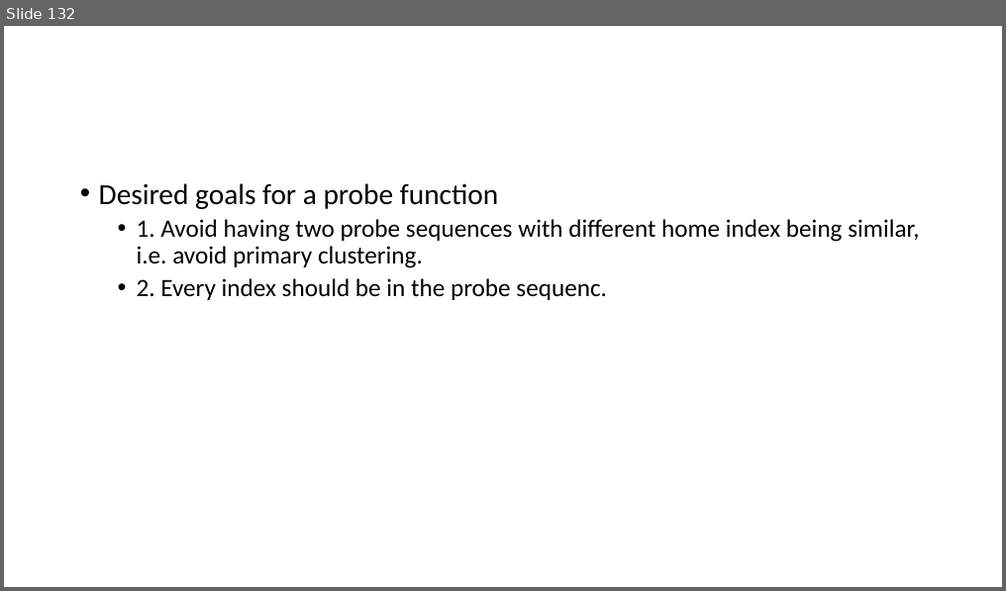
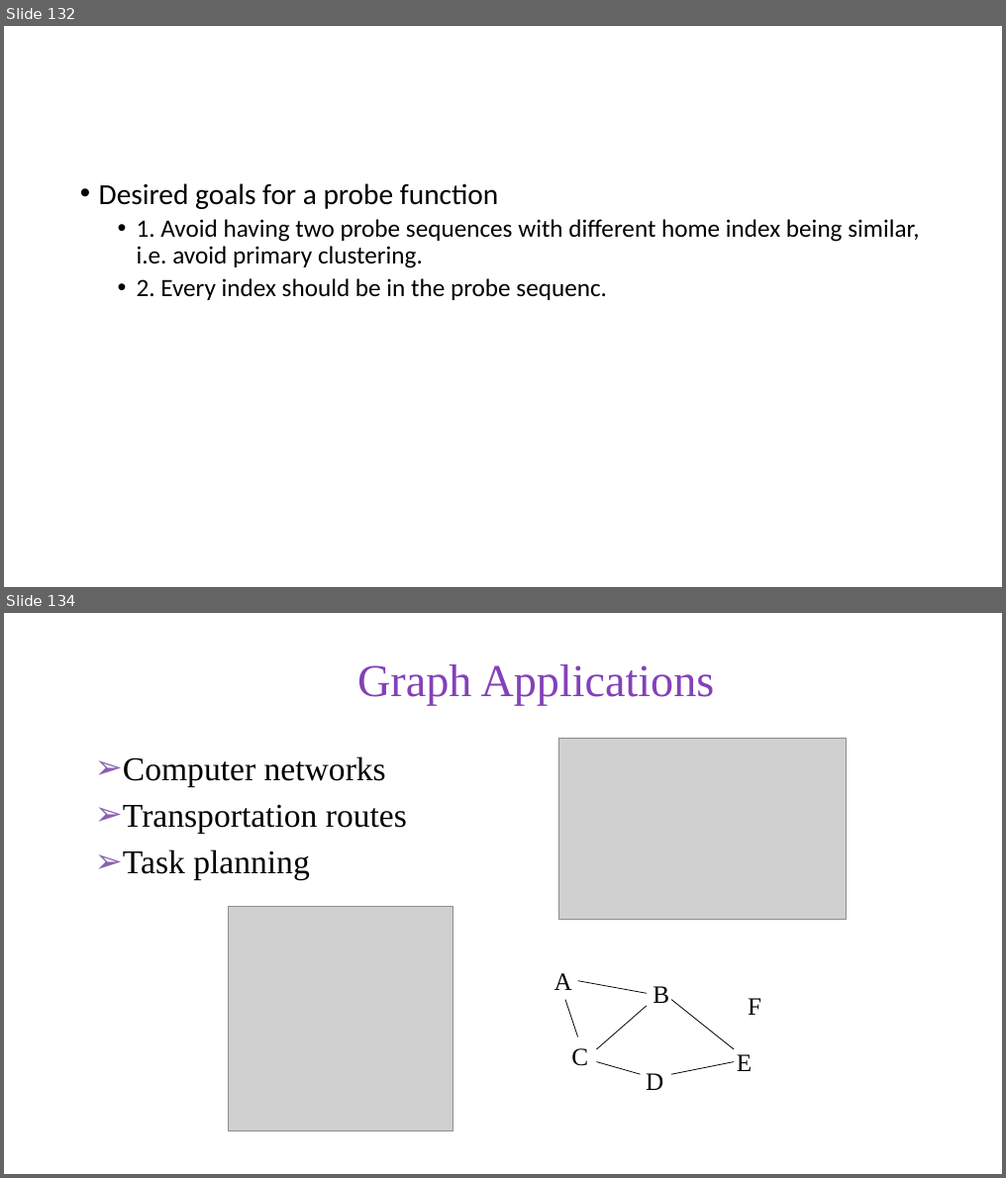
Before and after one commit to skalakm/232, a slide deck: notes.pptx. Shown one above the other, each under a label of ours: slide 132 before the commit, slides 132 and 134 after it; the slides between them are not shown. The pictures are 1006x591 and 1006x1178 pixels, drawn with LibreOffice and Linux fonts; fonts in the diff are those of the drawing; grey boxes stand for pictures; background and template pictures are left out. Boxes give left, top, right and bottom in pixels: in the first picture for what was removed or moved away, otherwise in the second. Text is boxed around its words. In the diff, an @@ line names an element or a change of style, - is before the commit and + after.

Commit message:
added graph stuff

```diff
--- a/notes.pptx
+++ b/notes.pptx
@@ slide 134 added at (x1=4, y1=613, x2=1002, y2=1174), background #FFFFFF @@
@@ title added at (x1=357, y1=664, x2=715, y2=705), 44 pt, text #8341BA @@
+Graph Applications
@@ text added at (x1=123, y1=757, x2=407, y2=880), 32 pt, text #000000 @@
+➢ Computer networks
+➢ Transportation routes
+➢ Task planning
@@ picture added at (x1=559, y1=738, x2=846, y2=920) @@
@@ picture added at (x1=229, y1=906, x2=452, y2=1131) @@
@@ text added at (x1=554, y1=973, x2=572, y2=990), 24 pt, text #000000 @@
+A
@@ line added from (578, 981) to (647, 993), #000000 0.75 pt @@
@@ text added at (x1=652, y1=986, x2=669, y2=1003), 24 pt, text #000000 @@
+B
@@ text added at (x1=747, y1=998, x2=761, y2=1015), 24 pt, text #000000 @@
+F
@@ line added from (565, 1000) to (578, 1038), #000000 0.75 pt @@
@@ line added from (597, 1050) to (647, 1006), #000000 0.75 pt @@
@@ line added from (672, 1000) to (734, 1050), #000000 0.75 pt @@
@@ text added at (x1=571, y1=1049, x2=588, y2=1066), 24 pt, text #000000 @@
+C
@@ text added at (x1=737, y1=1055, x2=751, y2=1071), 24 pt, text #000000 @@
+E
@@ line added from (597, 1062) to (641, 1075), #000000 0.75 pt @@
@@ text added at (x1=646, y1=1073, x2=663, y2=1090), 24 pt, text #000000 @@
+D
@@ line added from (672, 1075) to (734, 1062), #000000 0.75 pt @@
```
Also in this commit, not shown: 8 other slides added.
